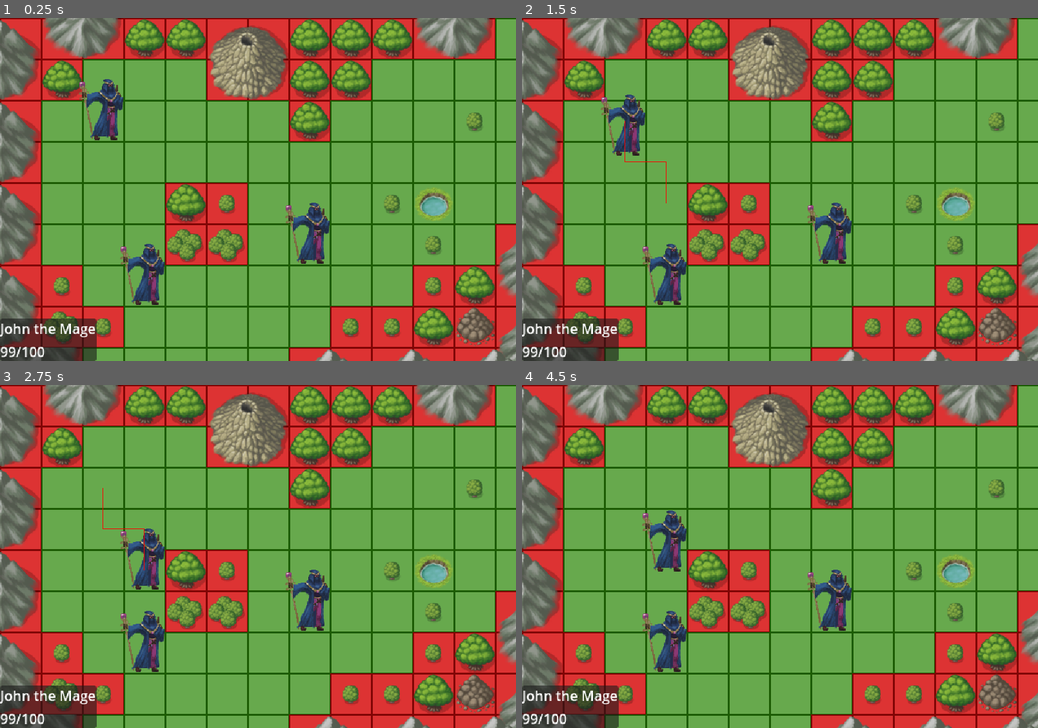
Above: before the commit, frames 1-4 (two rows, left to right).
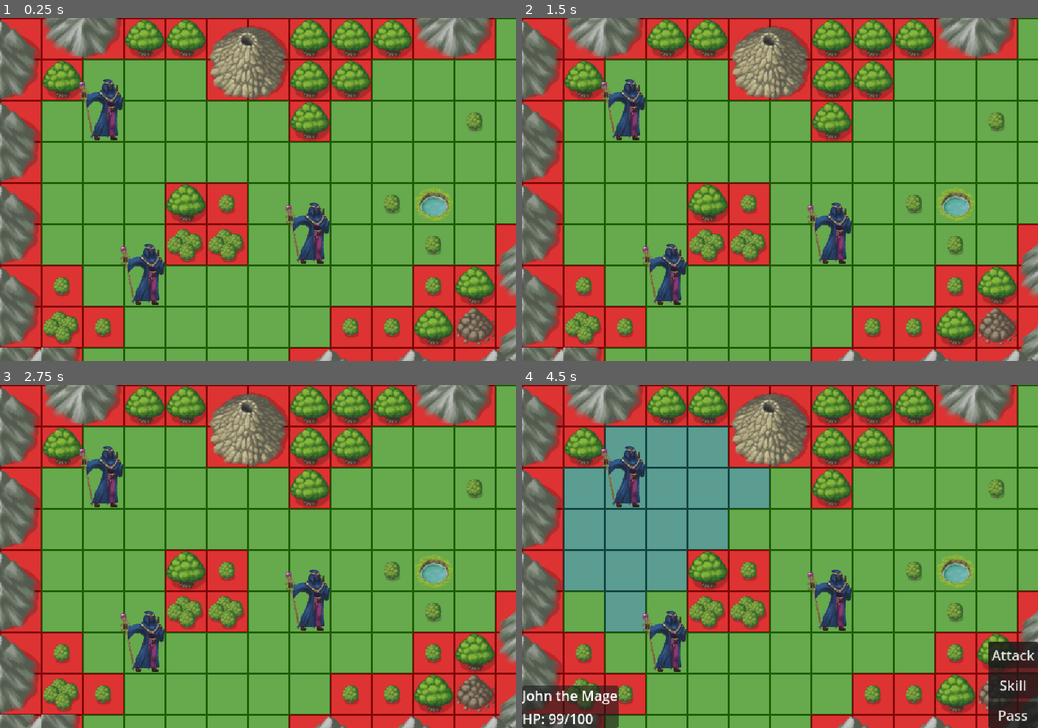
Above: after the commit, the same moments.

Repository: julKara/Defeat_the_Demonlord
Game: Godot game, scene res://world.tscn
Two runs of this game, one before a commit and one after it. Both use one fixed random seed, a clock stepped at 60 frames per second and the inputs below. This scene is started directly instead of the project's main scene.
Inputs (mouse positions are in pixels of both pictures, inside the frame that each line leads up to):
- Up to frame 1 (0.25 s): no input
- Up to frame 2 (1.5 s): tap Enter at 0.5 s; move the mouse to (893, 172) at 0.52 s; press the mouse at (893, 172) at 0.53 s; tap Space at 1.25 s; move the mouse to (676, 206) at 1.27 s; release the mouse at (676, 206) at 1.28 s; click (676, 206) at 1.35 s
- Up to frame 3 (2.75 s): move the mouse to (309, 481) at 2.02 s; press the mouse at (309, 481) at 2.03 s
- Up to frame 4 (4.5 s): tap Enter at 2.75, 4.25 s; move the mouse to (754, 625) at 2.77 s; release the mouse at (754, 625) at 2.78 s; click (754, 625) at 2.85 s; tap Space at 3.5 s; move the mouse to (934, 607) at 3.52 s; press the mouse at (934, 607) at 3.53 s; move the mouse to (625, 505) at 4.27 s; release the mouse at (625, 505) at 4.28 s; click (625, 505) at 4.35 s

The runs differ from the first frame. In frame 1, 2.3% of the frame differs, in the area x 0-19%, y 87-100%; in frame 2, 3.5%; in frame 3, 4.0%; in frame 4, 18%, in the area x 0-100%, y 12-100%.

Commit message:
Fixed select/deselect unit gui

Diff:
--- /dev/null
+++ b/actor_info.gd
@@ -0,0 +1,16 @@
+extends PanelContainer
+
+func _ready() -> void:
+	# Battle is hidden on start, doesn't apear until selecting a unit...
+	hide()
+
+func display_actor_info(actor: Actor) -> void:
+
+	# Display some info (TODO: ADD MORE)
+	var info_vbox: VBoxContainer = get_child(0)	# First child
+	show()
+	info_vbox.get_child(0).text = actor.stats.character_name + " the " + actor.stats.battle_class_type
+	info_vbox.get_child(1).text = "HP: " + str(actor.stats.curr_health) + "/" + str(actor.stats.max_health)
+
+func hide_actor_info() -> void:
+	hide()
--- a/characters/knight.tres
+++ b/characters/knight.tres
@@ -4,7 +4,7 @@
 
 [resource]
 script = ExtResource("1_5edjx")
-character_name = ""
+character_name = "Lennart"
 battle_class_type = "Swordsman"
 curr_health = 199
 max_health = 200
--- a/project.godot
+++ b/project.godot
@@ -11,7 +11,7 @@
 [application]
 
 config/name="Defeat_The_Demonlord"
-run/main_scene="uid://bh2fc3h58cc00"
+run/main_scene="uid://fr5vqykbi54o"
 config/features=PackedStringArray("4.4", "Forward Plus")
 config/icon="res://icon.svg"
 
--- a/src/Level/GUI/actions_menu.gd
+++ b/src/Level/GUI/actions_menu.gd
@@ -1,9 +1,5 @@
 extends PanelContainer
 
 func _ready() -> void:
-
 	# Battle is hidden on start, doesn't apear until selecting a unit...
 	hide()
-
-func show_actions_menu() -> void:
-	show()
--- a/src/Level/GUI/gui.gd
+++ /dev/null
@@ -1,21 +0,0 @@
-extends CanvasLayer
-
-# Refrences
-@onready var actor_info: PanelContainer = $Margin/ActorInfo
-@onready var actions_menu: PanelContainer = $Margin/ActionsMenu
-
-func set_highlighted_actor(actor: Actor) -> void:
-
-	# Stop showing info is player clicks on other than actor (not implemented yet)
-	if not actor:
-		actor_info.hide()
-		return
-
-	# Display some info (TODO: ADD MORE)
-	var info_vbox: VBoxContainer = actor_info.get_child(0)	# First child
-	actor_info.show()
-	info_vbox.get_child(0).text = actor.stats.character_name + " the " + actor.stats.battle_class_type
-	info_vbox.get_child(1).text = str(actor.stats.curr_health) + "/" + str(actor.stats.max_health)
-
-func open_actions_menu() -> void:
-	actions_menu.show_actions_menu()
--- a/src/Level/GUI/stand_button.gd
+++ b/src/Level/GUI/stand_button.gd
@@ -2,6 +2,8 @@
 @onready var character_manager: Node2D = $"../../../../../TileMapLayer/CharacterManager"
 @onready var tile_map: TileMap = $"../../../../../TileMap"
 @onready var draw_path: Node2D = $"../../../../../DrawPath"
+@onready var actor_info: PanelContainer = $"../../../ActorInfo"
+@onready var actions_menu: PanelContainer = $"../.."
 
 var counter: int = 0
 
@@ -15,8 +17,10 @@
 	# Deselect character
 	character_manager.current_character.selected = false
 
-	# Hidde movement path
+	# Hidde movement path, actions-menu and actor info
 	draw_path.hide()
+	actions_menu.hide()
+	actor_info.hide_actor_info()
 
 	# Update the current character to the next in the array
 	character_manager.set_current_character(character_manager.character_list[counter%character_manager.num_characters])
--- a/src/Units/actor.gd
+++ b/src/Units/actor.gd
@@ -9,11 +9,14 @@
 const FRIENDLY_COLOR: Color = Color("00a78f")
 const ENEMY_COLOR: Color = Color.CRIMSON
 
-# --- Mir ---
+# Refrences to objects
 @onready var tile_map: TileMap = $"../../../TileMap"
 @onready var draw_path: Node2D = $"../../../DrawPath"
 @onready var character_manager: Node2D = $"../../CharacterManager"
 @onready var pass_turn: Button = $"../../../GUI/Margin/ActionsMenu/VBoxContainer/Pass_Turn"
+@onready var actions_menu: PanelContainer = $"../../../GUI/Margin/ActionsMenu"
+@onready var actor_info: PanelContainer = $"../../../GUI/Margin/ActorInfo"
+
 
 var astar_grid: AStarGrid2D
 var current_id_path: Array[Vector2i]
@@ -63,6 +66,7 @@
 	# Set friendly/enemy
 	is_friendly = is_friendly
 # Sets color based on bool (friendly/enemy) - may change to like healthbar or something else than collisionshape
+
 @export var is_friendly: bool = false :
 	set(value):
 		is_friendly = value
@@ -100,6 +104,9 @@
 			character_manager.current_character = self
 			pass_turn.counter = character_manager.character_list.find(self,0) + 1
 			highlight_mobility_range()
+			actions_menu.show()	# Show actions-menu when selecting actor
+			actor_info.display_actor_info(character_manager.current_character) # Show actor info
+
 
 	# Click to deselect character and hide move range
 	elif (selected == true and
@@ -108,6 +115,8 @@
 		selected = false
 		draw_path.hide()
 		global_position = tile_map.map_to_local(start_position)
+		actions_menu.hide()	# Hide actions-menu when deselecting actor
+		actor_info.hide_actor_info()
 
 	# If the character is selected, perform the movement
 	elif (selected == true and
@@ -213,4 +222,3 @@
 				tile_map.set_cell(1, Vector2i(x,y), 0, Vector2i(0,1), 0)
 
 	selected = true
-	ready_to_act.emit(self)
--- a/src/Units/character_manager.gd
+++ b/src/Units/character_manager.gd
@@ -1,6 +1,9 @@
 extends Node2D
 
+# Refrences world-objects
 @onready var actors: Node2D = $"../Actors"
+@onready var actions_menu: PanelContainer = $"../../GUI/Margin/ActionsMenu"
+@onready var actor_info: PanelContainer = $"../../GUI/Margin/ActorInfo"
 
 var character_list: Array
 var current_character
@@ -19,3 +22,5 @@
 
 func set_current_character(character) -> void:
 	current_character = character
+	actions_menu.show()
+	actor_info.display_actor_info(current_character)
--- a/world.gd
+++ /dev/null
@@ -1,23 +0,0 @@
-extends Node2D
-
-# If selecting actor was implemented...
-#var highlighted_actor: Actor = null :
-	#set(value):
-		#highlighted_actor = value
-		#gui.set_highlighted_actor(value)	# Call gui on selceted unit
-
-# Refrences
-@onready var actors: Node2D = $TileMapLayer/Actors
-@onready var gui: CanvasLayer = $GUI
-
-func _ready() -> void:
-	actors.get_child(0).selected = true
-	gui.set_highlighted_actor(actors.get_child(0))	# Call gui on selceted unit
-
-	for actor: Actor in actors.get_children():
-		# actor.selected.connect(_on_actor_selcted)
-		# actor.deselected.connect(on_actor_deselected)
-		actor.ready_to_act.connect(_on_actor_ready_to_act)
-
-func _on_actor_ready_to_act(actor: Actor) -> void:
-	gui.open_actions_menu()
--- a/world.tscn
+++ b/world.tscn
@@ -1,16 +1,29 @@
-[gd_scene load_steps=16 format=4 uid="uid://fr5vqykbi54o"]
+[gd_scene load_steps=17 format=4 uid="uid://fr5vqykbi54o"]
 
 [ext_resource type="PackedScene" uid="uid://dijjspgi8x8sv" path="res://src/Units/playable_unit.tscn" id="1_f3sb7"]
 [ext_resource type="Texture2D" uid="uid://bdy0m0gr2tme3" path="res://assets/level_art/48x48_Tileset/pipo-map001.png" id="1_fj7yv"]
-[ext_resource type="Script" path="res://world.gd" id="1_tlwt5"]
 [ext_resource type="Texture2D" uid="uid://b17b8wvpkkqbj" path="res://assets/test_map4.png" id="2_gbfbk"]
 [ext_resource type="Resource" uid="uid://cksht0d3f8feb" path="res://characters/mage.tres" id="4_036b0"]
-[ext_resource type="Script" uid="uid://b17q5h7rfuxb7" path="res://src/Level/GUI/gui.gd" id="4_aqk2v"]
 [ext_resource type="Script" uid="uid://t1qdqjubkhud" path="res://src/Units/character_manager.gd" id="4_ioo17"]
 [ext_resource type="Resource" uid="uid://ioqq5nerr7f3" path="res://characters/knight.tres" id="5_dwbse"]
 [ext_resource type="Script" uid="uid://lvdowlbqk6fe" path="res://src/Level/GUI/actions_menu.gd" id="7_pkg7o"]
 [ext_resource type="Script" uid="uid://b6oemt0bk5jyw" path="res://src/Level/GUI/stand_button.gd" id="10_wse8f"]
 [ext_resource type="PackedScene" uid="uid://cats61ytkbbvj" path="res://src/PathVisuals/draw_path.tscn" id="11_ic0uy"]
+[ext_resource type="Script" uid="uid://dso7okpirndht" path="res://actor_info.gd" id="11_k3n1d"]
+
+[sub_resource type="GDScript" id="GDScript_ic0uy"]
+script/source = "extends Node2D
+
+# Refrences
+@onready var actors: Node2D = $TileMapLayer/Actors
+#@onready var gui: CanvasLayer = $GUI
+@onready var actor_info: PanelContainer = $GUI/Margin/ActorInfo
+
+#func _ready() -> void:
+	#
+	#actors.get_child(0).selected = true
+	#actor_info.set_highlighted_actor(actors.get_child(0))	# Call gui on selceted unit
+"
 
 [sub_resource type="TileSetAtlasSource" id="TileSetAtlasSource_ioo17"]
 texture = ExtResource("2_gbfbk")
@@ -135,8 +148,28 @@
 tile_size = Vector2i(48, 48)
 sources/1 = SubResource("TileSetAtlasSource_tlwt5")
 
+[sub_resource type="GDScript" id="GDScript_wse8f"]
+script/source = "extends CanvasLayer
+
+# Refrences
+#@onready var actor_info: PanelContainer = $Margin/ActorInfo
+#
+#func set_highlighted_actor(actor: Actor) -> void:
+	#
+	## Stop showing info is player clicks on other than actor (not implemented yet)
+	#if not actor:
+		#actor_info.hide()
+		#return
+		#
+	## Display some info (TODO: ADD MORE)
+	#var info_vbox: VBoxContainer = actor_info.get_child(0)	# First child
+	#actor_info.show()
+	#info_vbox.get_child(0).text = actor.stats.character_name + \" the \" + actor.stats.battle_class_type
+	#info_vbox.get_child(1).text = \"HP: \" + str(actor.stats.curr_health) + \"/\" + str(actor.stats.max_health)
+"
+
 [node name="World" type="Node2D"]
-script = ExtResource("1_tlwt5")
+script = SubResource("GDScript_ic0uy")
 
 [node name="TileMap" type="TileMap" parent="."]
 tile_set = SubResource("TileSet_ic0uy")
@@ -166,25 +199,21 @@
 [node name="playble_Unit" parent="TileMapLayer/Actors" instance=ExtResource("1_f3sb7")]
 position = Vector2(120, 120)
 stats = ExtResource("4_036b0")
-move_speed = 3.0
-mobility = 3
 is_friendly = true
 
 [node name="playble_Unit2" parent="TileMapLayer/Actors" instance=ExtResource("1_f3sb7")]
 position = Vector2(360, 264)
 stats = ExtResource("5_dwbse")
-move_speed = 3.0
 mobility = 4
 is_friendly = true
 
 [node name="enemy_unit" parent="TileMapLayer/Actors" instance=ExtResource("1_f3sb7")]
 position = Vector2(168, 312)
 stats = ExtResource("4_036b0")
-move_speed = 3.0
 mobility = 5
 
 [node name="GUI" type="CanvasLayer" parent="."]
-script = ExtResource("4_aqk2v")
+script = SubResource("GDScript_wse8f")
 
 [node name="Margin" type="MarginContainer" parent="GUI"]
 offset_right = 600.0
@@ -216,6 +245,7 @@
 layout_mode = 2
 size_flags_horizontal = 0
 size_flags_vertical = 8
+script = ExtResource("11_k3n1d")
 
 [node name="VBoxContainer" type="VBoxContainer" parent="GUI/Margin/ActorInfo"]
 layout_mode = 2
Not shown, added: actor_info.gd.uid
Not shown, removed: src/Level/GUI/gui.gd.uid
Not shown, removed: world.gd.uid
